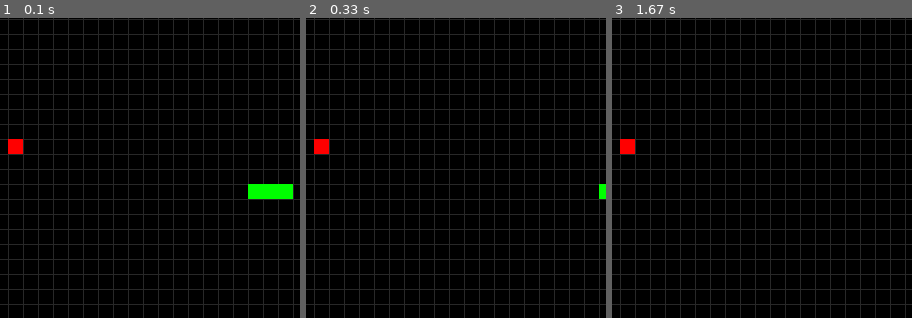
Above: before the commit, frames 1-3 (left to right).
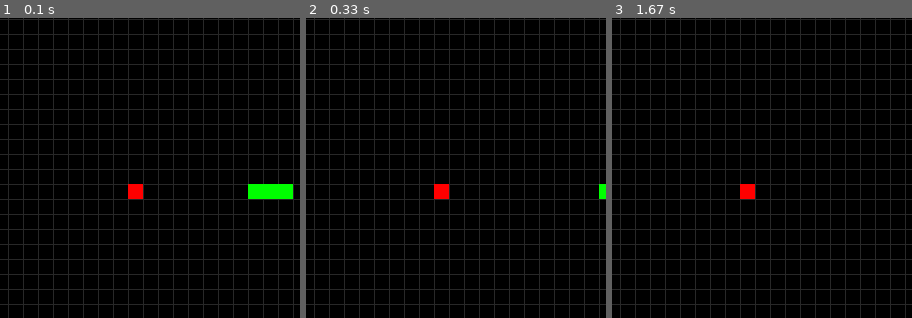
Above: after the commit, the same moments.

Repository: brenobaptista/snake-pygame
Game: pygame game, started from snake.py
Two runs of this game, one before a commit and one after it. Both use one fixed random seed, a clock stepped at 60 frames per second and the inputs below.
Inputs:
- Up to frame 1 (0.1 s): no input
- Up to frame 2 (0.33 s): no input
- Up to frame 3 (1.67 s): hold Right 0.33-0.8 s; hold Up 0.83-1.3 s; hold Right from 1.33 s (still down)
The pictures show only the part of the screen within x 6-56%, y 22-72%; the shares and areas given below are measured in that part.

The runs differ from the first frame. In frame 1, 0.5% of the frame differs, in the area x 2-48%, y 40-61%; in frame 2, 0.5%; in frame 3, 0.5%.

Commit message:
Created class Apple

Diff:
--- a/snake.py
+++ b/snake.py
@@ -79,15 +79,24 @@
         self.position.append((0, 0))
 
 
-def generate_apple_position():
-    return (random.randint(0, RESOLUTION[0]//SQUARE_SIDE - 1) * SQUARE_SIDE, random.randint(0, RESOLUTION[1]//SQUARE_SIDE - 1) * SQUARE_SIDE)
+class Apple():
+    def __init__(self):
+        self.peel = pg.Surface((SQUARE_SIDE, SQUARE_SIDE))
+        self.peel.fill(APPLE_COLOR)
+        self.position = self.generate_random_position()
+
+    def generate_random_position(self):
+        return (random.randint(0, RESOLUTION[0]//SQUARE_SIDE - 1) * SQUARE_SIDE, random.randint(0, RESOLUTION[1]//SQUARE_SIDE - 1) * SQUARE_SIDE)
+
+    def create_new_apple(self):
+        self.position = self.generate_random_position()
 
 
 def detect_bite(snake_head_position, apple_position):
     return (snake_head_position[0] == apple_position[0]) and (snake_head_position[1] == apple_position[1])
 
 
-def render(screen, snake, apple_position):
+def render(screen, snake, apple):
     screen.fill(BACKGROUND_COLOR)
     for x in range(0, RESOLUTION[0], SQUARE_SIDE):
         pg.draw.line(screen, LINE_COLOR, (x, 0), (x, RESOLUTION[0]))
@@ -97,9 +106,7 @@
     for position in snake.position:
         screen.blit(snake.skin, position)
 
-    apple_peel = pg.Surface((SQUARE_SIDE, SQUARE_SIDE))
-    apple_peel.fill(APPLE_COLOR)
-    screen.blit(apple_peel, apple_position)
+    screen.blit(apple.peel, apple.position)
 
     pg.display.update()
 
@@ -112,7 +119,7 @@
     clock = pg.time.Clock()
 
     snake = Snake()
-    apple_position = generate_apple_position()
+    apple = Apple()
 
     while True:
         clock.tick(FRAMES_PER_SECOND)
@@ -131,13 +138,13 @@
                 elif event.key == K_LEFT and snake.direction != RIGHT:
                     snake.direction = LEFT
 
-        if detect_bite(snake.position[0], apple_position):
-            apple_position = generate_apple_position()
+        if detect_bite(snake.position[0], apple.position):
+            apple.create_new_apple()
             snake.increase_length()
 
         snake.move()
 
-        render(screen, snake, apple_position)
+        render(screen, snake, apple)
 
 
 if __name__ == "__main__":
